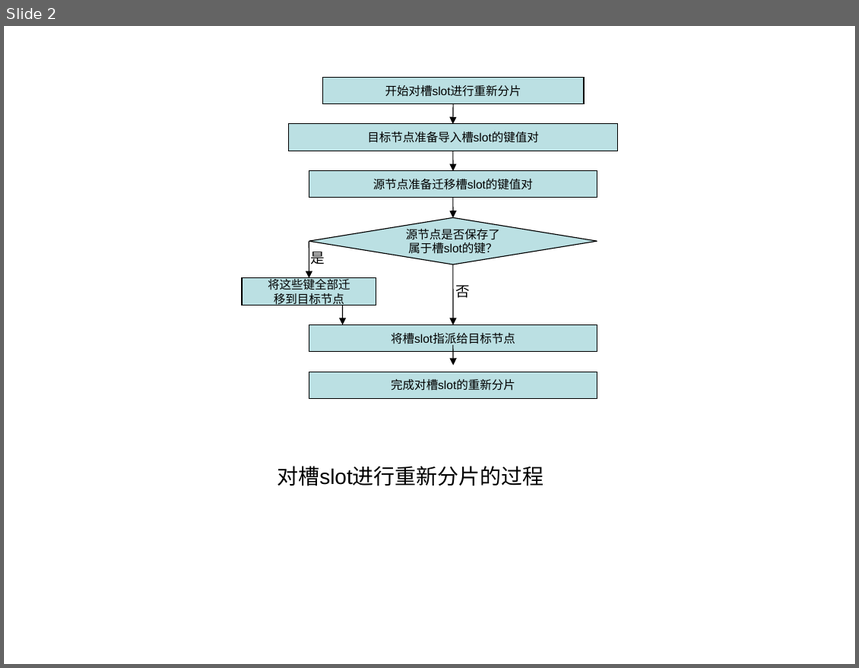
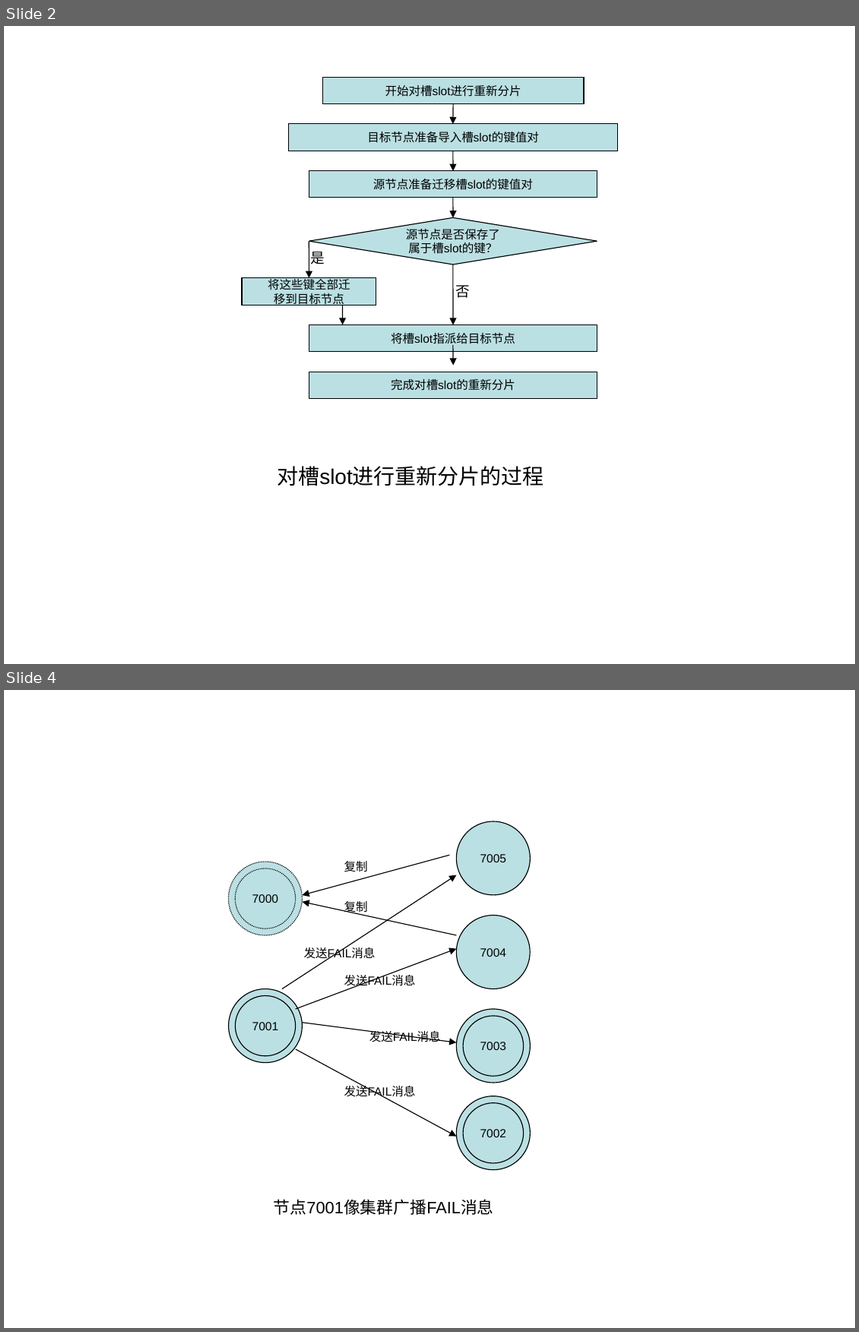
Before and after one commit to Spectrumleeee/Works, a slide deck: document/Redis&Memcache/Redis集群方案-图.ppt. Shown one above the other, each under a label of ours: slide 2 before the commit, slides 2 and 4 after it; the slides between them are not shown. The pictures are 859x668 and 859x1332 pixels, drawn with LibreOffice and Linux fonts; fonts in the diff are those of the drawing. Boxes give left, top, right and bottom in pixels: in the first picture for what was removed or moved away, otherwise in the second. Text is boxed around its words. In the diff, an @@ line names an element or a change of style, - is before the commit and + after.

Commit message:
2014-12-05-11-27
1、FAIL消息发送图，新节点选举过程图。

```diff
--- a/document/Redis&Memcache/Redis集群方案-图.ppt
+++ b/document/Redis&Memcache/Redis集群方案-图.ppt
@@ slide 4 added at [4, 690, 855, 1328], background #FFFFFF @@
@@ ellipse added at [457, 822, 531, 895], fill #BBE0E3, outline #000000 0.74 pt, 10 pt, text #000000 @@
+7005
@@ ellipse added at [229, 862, 303, 936], fill #BBE0E3, outline #000000 0.74 pt dashed @@
@@ ellipse added at [236, 869, 296, 929], fill #BBE0E3, outline #000000 0.74 pt dashed, 10 pt, text #000000 @@
+7000
@@ arrow added from (450, 855) to (302, 895), #000000 0.74 pt @@
@@ text added at [344, 861, 368, 872], 10 pt, text #000000 @@
+复制
@@ arrow added from (282, 989) to (457, 875), #000000 0.74 pt @@
@@ arrow added from (457, 935) to (302, 902), #000000 0.74 pt @@
@@ text added at [344, 901, 368, 915], 10 pt, text #000000 @@
+复制
@@ ellipse added at [457, 916, 530, 989], fill #BBE0E3, outline #000000 0.74 pt, 10 pt, text #000000 @@
+7004
@@ arrow added from (296, 1009) to (457, 948), #000000 0.74 pt @@
@@ text added at [304, 946, 376, 962], 10 pt, text #000000 @@
+发送FAIL消息
@@ text added at [344, 973, 416, 989], 10 pt, text #000000 @@
+发送FAIL消息
@@ ellipse added at [229, 989, 302, 1063], fill #BBE0E3, outline #000000 0.74 pt @@
@@ ellipse added at [236, 996, 296, 1056], fill #BBE0E3, outline #000000 0.74 pt, 10 pt, text #000000 @@
+7001
@@ arrow added from (302, 1023) to (457, 1043), #000000 0.74 pt @@
@@ text added at [370, 1030, 441, 1042], 10 pt, text #000000 @@
+发送FAIL消息
@@ ellipse added at [457, 1009, 531, 1083], fill #BBE0E3, outline #000000 0.74 pt @@
@@ ellipse added at [463, 1016, 523, 1076], fill #BBE0E3, outline #000000 0.74 pt, 10 pt, text #000000 @@
+7003
@@ arrow added from (296, 1049) to (457, 1137), #000000 0.74 pt @@
@@ text added at [344, 1084, 416, 1100], 10 pt, text #000000 @@
+发送FAIL消息
@@ ellipse added at [457, 1096, 531, 1170], fill #BBE0E3, outline #000000 0.74 pt @@
@@ ellipse added at [463, 1103, 523, 1163], fill #BBE0E3, outline #000000 0.74 pt, 10 pt, text #000000 @@
+7002
@@ text added at [274, 1199, 494, 1215], 14 pt, text #000000 @@
+节点7001像集群广播FAIL消息
```
Also in this commit, not shown: 1 other slide added, 2 other files.
